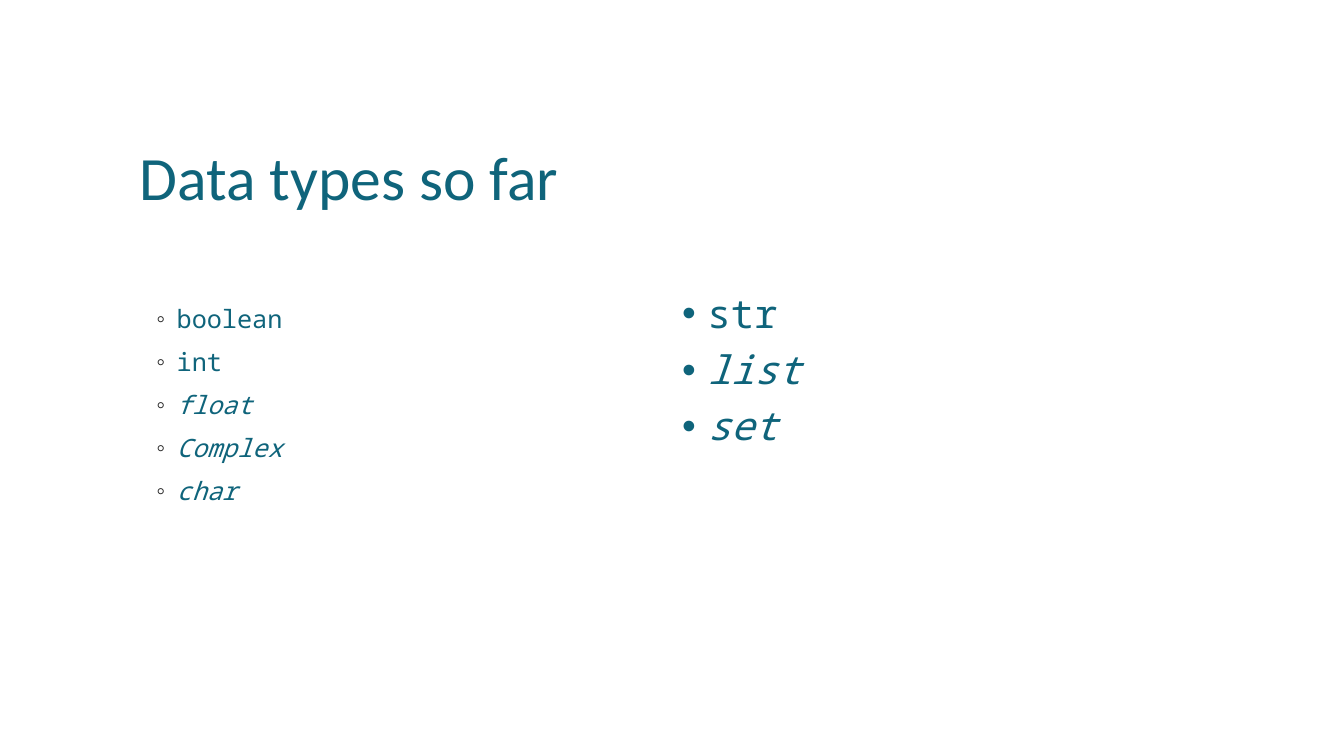
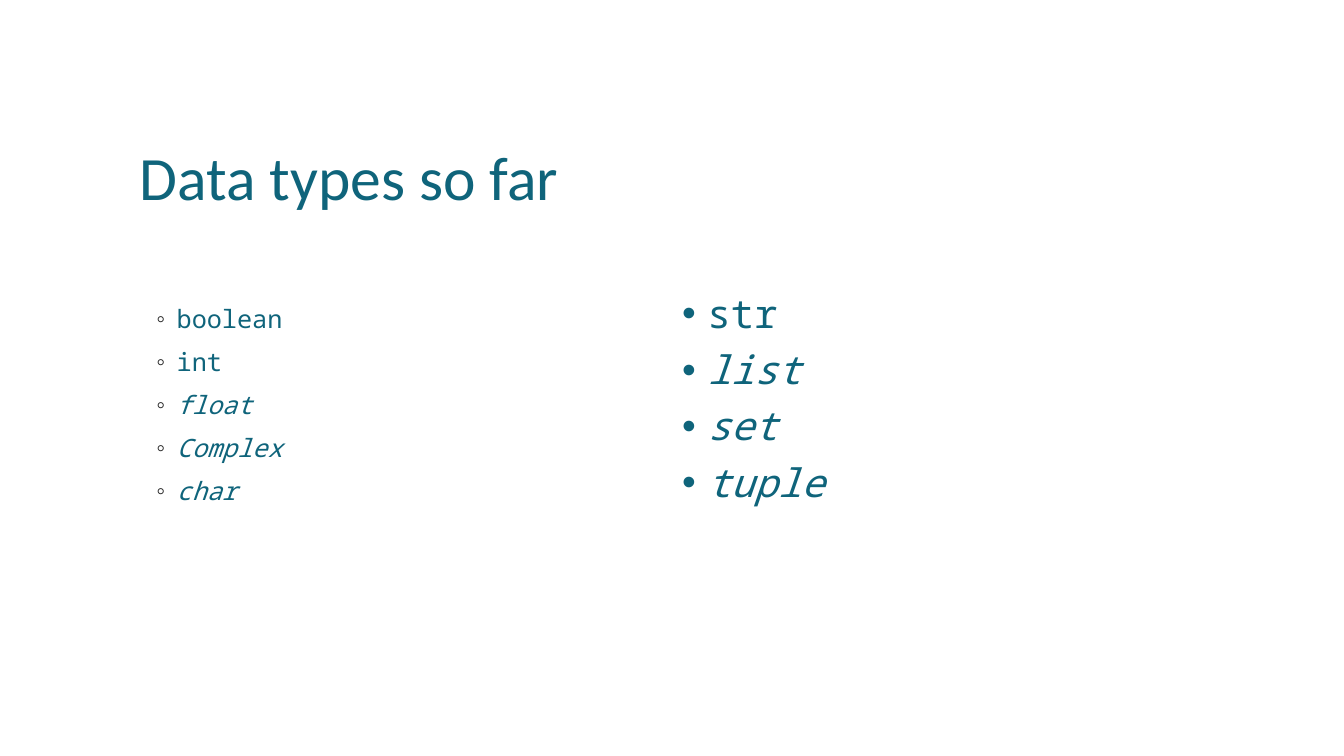
Before and after one commit to uday87j/teach_python, a slide deck: slide 10 of fundamentals/8-Dictionary, Tuple, Range.pptx (slide 11 before the commit). Drawn at 1344x756 pixels with LibreOffice and Linux fonts; fonts in the diff are those of the drawing. Boxes give left, top, right and bottom in pixels: in the first picture for what was removed or moved away, otherwise in the second. Text is boxed around its words. In the diff, an @@ line names an element or a change of style, - is before the commit and + after.

```diff
--- a/fundamentals/8-Dictionary, Tuple, Range.pptx
+++ b/fundamentals/8-Dictionary, Tuple, Range.pptx
@@ text at [707, 467, 824, 507]: paragraph added @@
+• tuple
```
Also in this commit, not shown: 4 other slides changed, 8 slides added, 1 other file.
